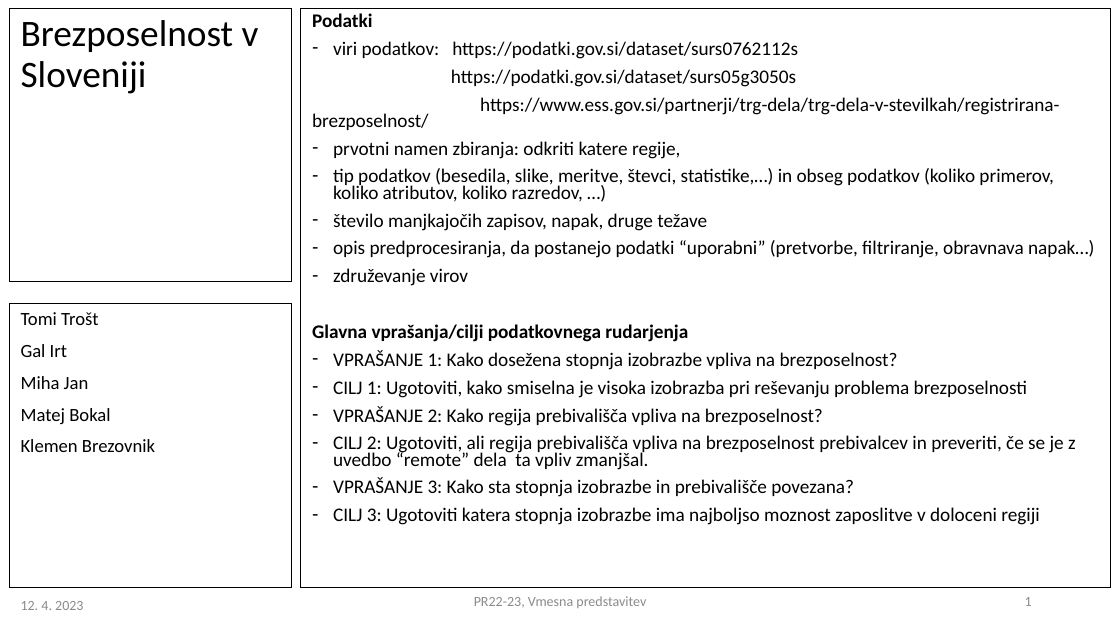
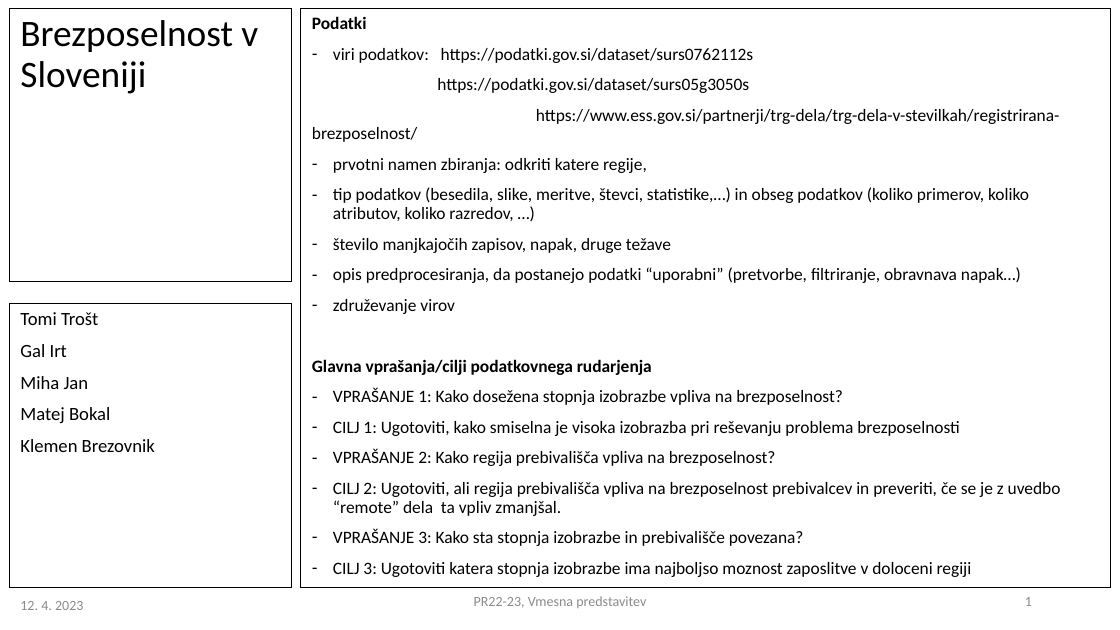
Before and after one commit to tomi-trost/PR22-MJ-KB-MB-GI-TT, a slide deck: slide 1 of PR2022-23_vmesna_4.pptx. Drawn at 1120x630 pixels with LibreOffice and Linux fonts; fonts in the diff are those of the drawing. Boxes give left, top, right and bottom in pixels: in the first picture for what was removed or moved away, otherwise in the second. Text is boxed around its words. In the diff, an @@ line names an element or a change of style, - is before the commit and + after.

Commit message:
vmesna predstavitev

```diff
--- a/PR2022-23_vmesna_4.pptx
+++ b/PR2022-23_vmesna_4.pptx
@@ text "Podatki" at (301, 9, 1111, 588): size 12.4 to 11.2 pt; line spacing 0.7 to 0.9; outline #000000 0.75 pt to #000000 0 pt @@
@@ text "Tomi Trošt" at (9, 304, 291, 588): outline #000000 0.75 pt to #000000 0 pt @@
@@ text colour #8C8C8C to #8B8B8B in 3 elements at (20, 601, 83, 610), (1025, 597, 1032, 606), (474, 596, 646, 608) @@
```
Also in this commit, not shown: 2 other slides changed, 2 other files.
